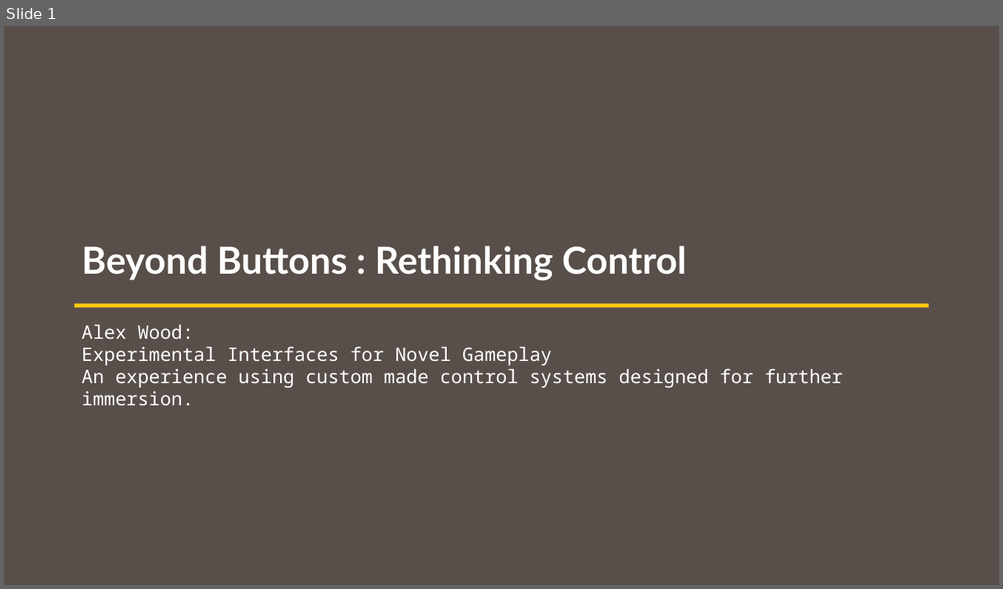
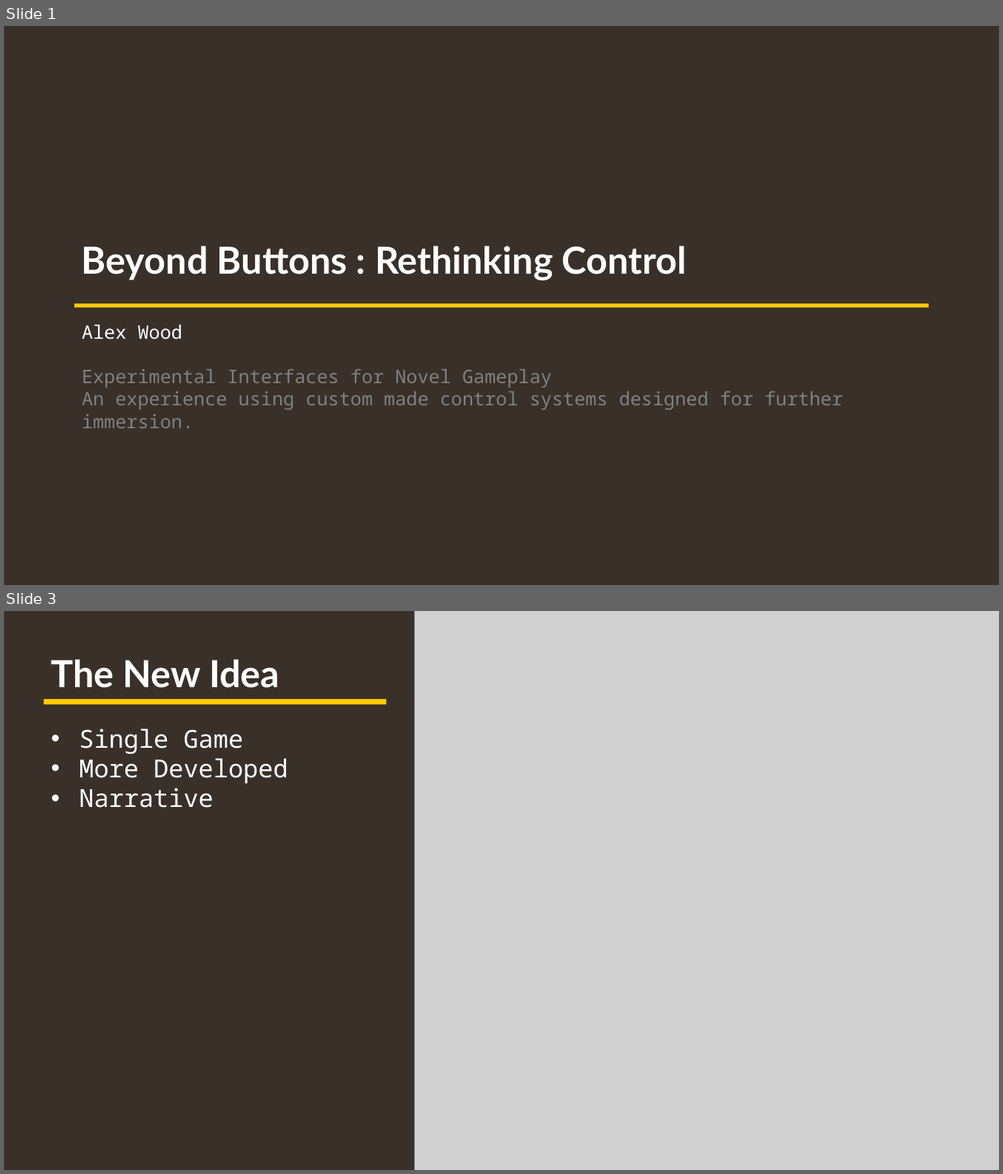
Before and after one commit to Astarrix/Beyond-Buttons, a slide deck: Project/FYP Presentation.pptx. Shown one above the other, each under a label of ours: slide 1 before the commit, slides 1 and 3 after it; the slides between them are not shown. The pictures are 1003x589 and 1003x1174 pixels, drawn with LibreOffice and Linux fonts; fonts in the diff are those of the drawing; grey boxes stand for pictures. Boxes give left, top, right and bottom in pixels: in the first picture for what was removed or moved away, otherwise in the second. Text is boxed around its words. In the diff, an @@ line names an element or a change of style, - is before the commit and + after.

```diff
--- a/Project/FYP Presentation.pptx
+++ b/Project/FYP Presentation.pptx
@@ slide 3 added at bbox=[4, 611, 999, 1170], background #39302A @@
@@ picture added at bbox=[415, 611, 999, 1170] @@
@@ text added at bbox=[51, 659, 279, 688], 36 pt, text #FFFFFF, bold @@
+The New Idea
@@ rectangle added at bbox=[43, 699, 386, 704], fill #FFCA08 @@
@@ text added at bbox=[79, 729, 288, 808], 24 pt, text #FFFFFF @@
+• Single Game
+• More Developed
+• Narrative
@@ slide 1 changed as well @@
@@ background #58504B to #39302A @@
@@ text at bbox=[82, 325, 182, 340]: text changed @@
-Alex Wood:
+Alex Wood
@@ text at bbox=[82, 369, 842, 410]: text colour #FFFFFF to #808080 @@
```
Also in this commit, not shown: 4 other slides added, 1 slide removed, 1 other file.
